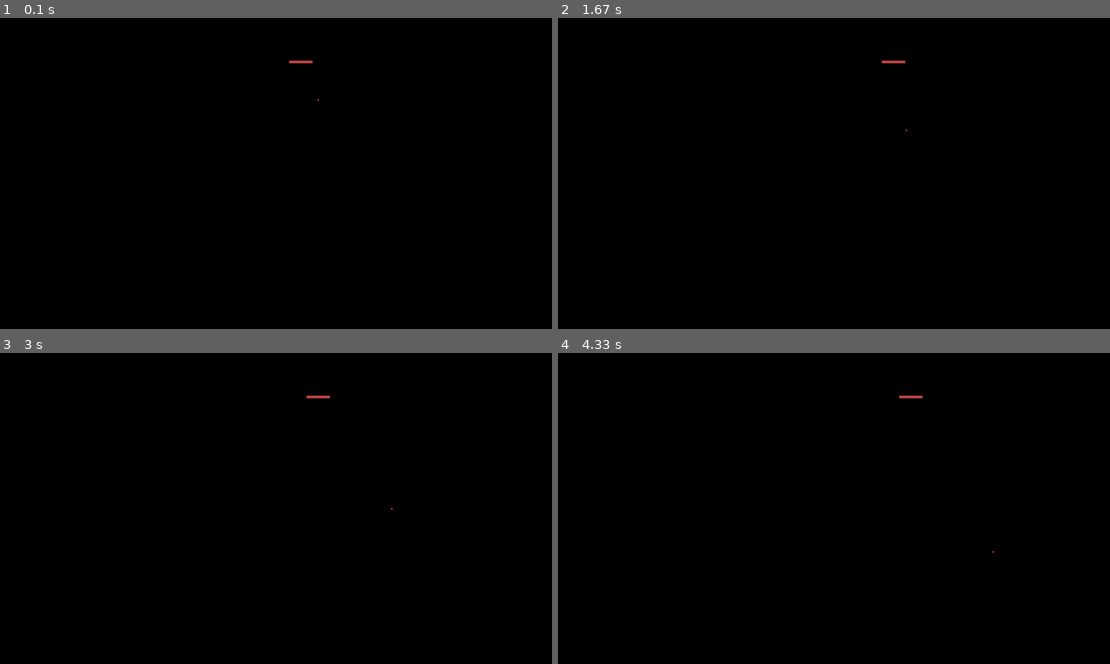
Above: before the commit, frames 1-4 (two rows, left to right).
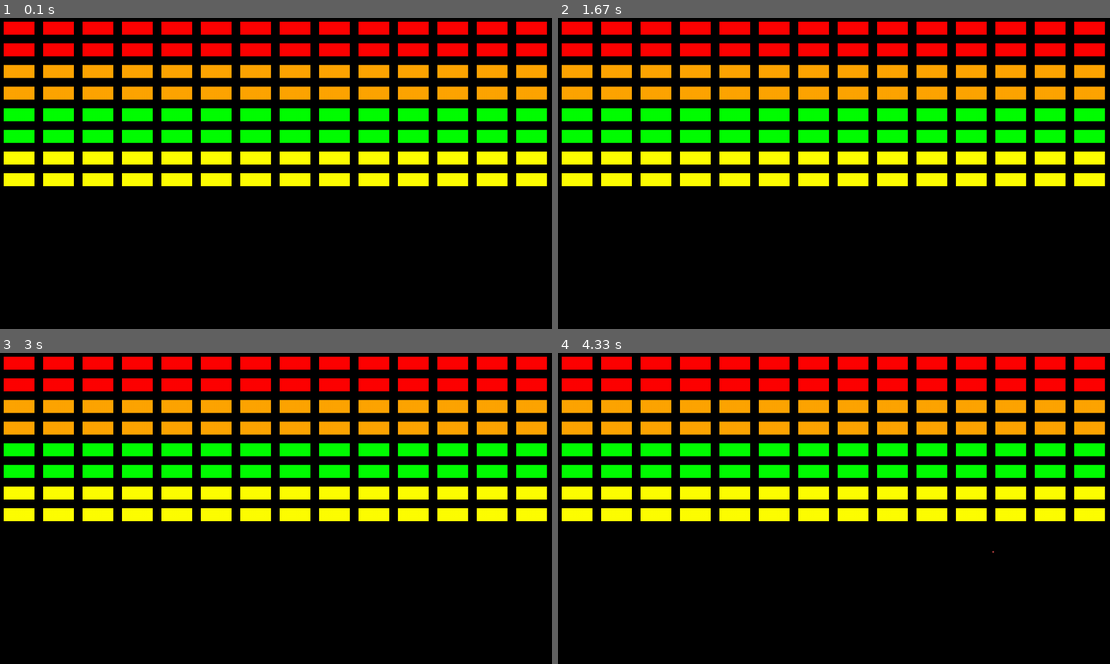
Above: after the commit, the same moments.

Repository: Robjunio/Breakout-pygame
Game: pygame game, started from Breakout_Pygame.py
Two runs of this game, one before a commit and one after it. Both use one fixed random seed, a clock stepped at 60 frames per second and the inputs below.
Inputs:
- Up to frame 1 (0.1 s): no input
- Up to frame 2 (1.67 s): hold Right 0.33-0.8 s; hold Right 0.83-1.3 s; tap Space at 0.9, 1.2, 1.4 s; hold Left from 1.33 s (still down)
- Up to frame 3 (3 s): tap Space at 1.7, 1.97, 2.27, 2.4, 2.7 s; release Left at 1.87 s; hold Left 1.9-2.3 s; hold Right 2.33-2.97 s
- Up to frame 4 (4.33 s): hold Left 3-3.47 s; tap Space at 3.07, 3.37, 3.57, 3.87, 4.07 s; hold Right 3.5-3.97 s; hold Right from 4 s (still down)

The runs differ from the first frame. In frame 1, 27% of the frame differs, in the area x 0-100%, y 1-55%; in frame 2, 27%; in frame 3, 27%; in frame 4, 27%.

Commit message:
Update Breakout_Pygame.py

Diff:
--- a/Breakout_Pygame.py
+++ b/Breakout_Pygame.py
@@ -41,8 +41,65 @@
 game_loop = True
 game_clock = pygame.time.Clock()
 
+
+vermelho = (255, 0, 0)
+verde = (0, 255, 0)
+laranja = (255, 165, 0)
+amarelo = (255, 255, 0)
+
+#blocos
+class wall():
+    def __init__(self):
+        self.width = size[0] // 14
+        self.height = 50
+
+    def create_wall(self):
+        self.blocos = []
+        bloco_individual = []
+
+        for linha in range(8):
+            linha_blocos = []
+
+            for col in range(14):
+                bloco_x = self.width * col
+                bloco_y = self.height * linha
+                rect = pygame.Rect(bloco_x, bloco_y, self.width, self.height)
+
+                #força do bloco
+                if linha < 2:
+                    strength = 4
+                elif linha < 4:
+                    strength = 3
+                elif linha < 6:
+                    strength = 2
+                elif linha < 8:
+                    strength = 1
+
+                bloco_individual = [rect, strength]
+
+                linha_blocos.append(bloco_individual)
+            self.blocos.append(linha_blocos)
+
+    def draw_wall(self):
+        for linha in self.blocos:
+            for bloco in linha:
+                if bloco[1] == 4:
+                    cor_bloco = vermelho
+                elif bloco[1] == 3:
+                    cor_bloco = laranja
+                elif bloco[1] == 2:
+                    cor_bloco = verde
+                elif bloco[1] == 1:
+                    cor_bloco = amarelo
+                pygame.draw.rect(screen, cor_bloco, bloco[0])
+                pygame.draw.rect(screen, COLOR_BLACK, bloco[0], 10)
+
+wall = wall()
+wall.create_wall()
+
+
 while game_loop:
-
+    wall.draw_wall()
     for event in pygame.event.get():
         if event.type == pygame.QUIT:
             game_loop = False
